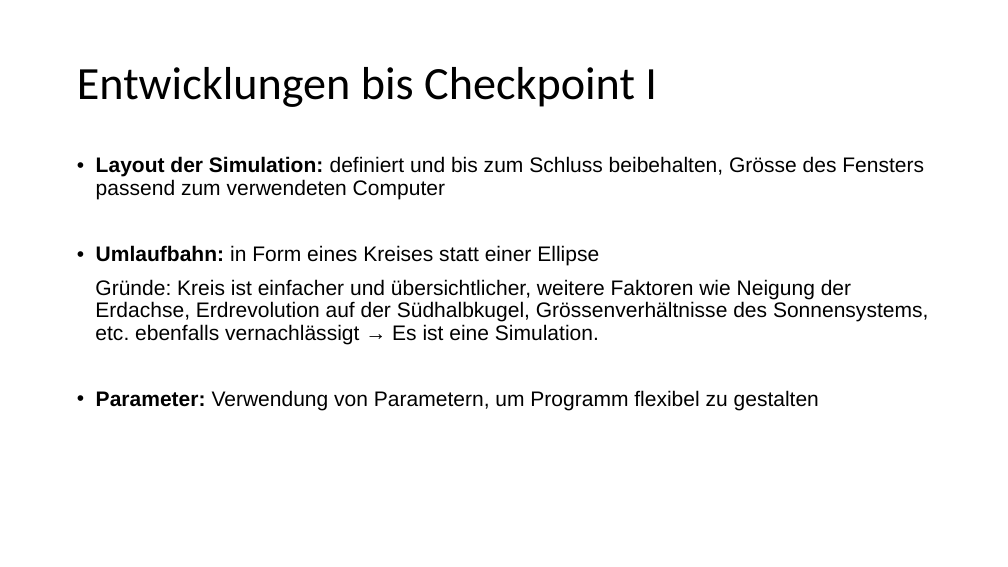
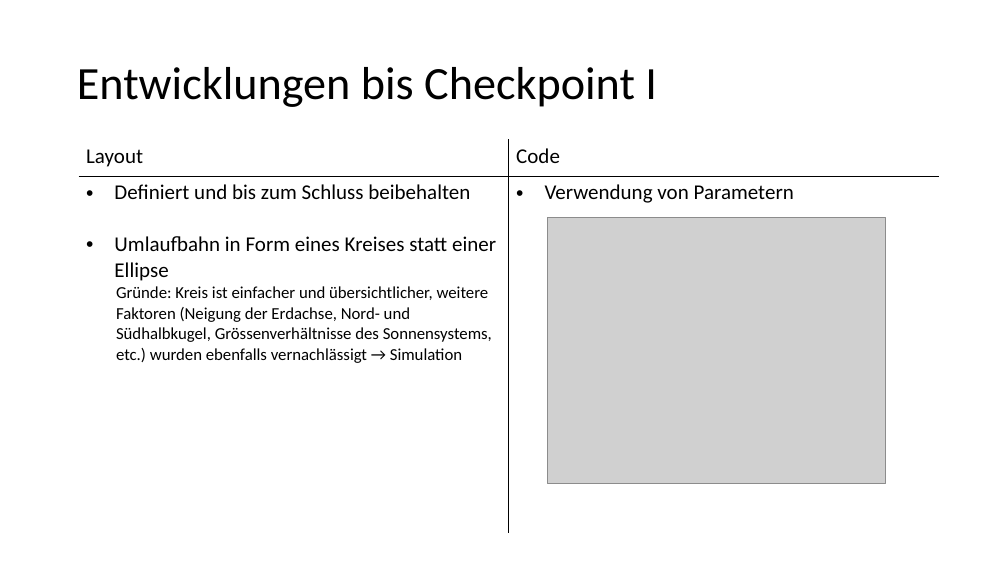
Before and after one commit to Carmen-MI/Erdrevolution_Carmen, a slide deck: slide 9 of Präsentation.pptx (slide 6 before the commit). Drawn at 1008x567 pixels with LibreOffice and Linux fonts; fonts in the diff are those of the drawing; grey boxes stand for pictures. Boxes give left, top, right and bottom in pixels: in the first picture for what was removed or moved away, otherwise in the second. Text is boxed around its words. In the diff, an @@ line names an element or a change of style, - is before the commit and + after.

```diff
--- a/Präsentation.pptx
+++ b/Präsentation.pptx
@@ table added at <box>79,139,939,526</box>, 2 rows, 2 columns @@
+Layout | Code
+Definiert und bis zum Schluss beibehalten / Umlaufbahn in Form eines Kreises statt einer Ellipse / Gründe: Kreis ist einfacher und übersichtlicher, weitere Faktoren (Neigung der Erdachse, Nord- und Südhalbkugel, Grössenverhältnisse des Sonnensystems, etc.) wurden ebenfalls vernachlässigt → Simulation | Verwendung von Parametern
@@ text removed at <box>95,156,928,411</box> @@
-• Layout der Simulation: definiert und bis zum Schluss beibehalten, Grösse des Fensters passend zum verwendeten Computer
-• Umlaufbahn: in Form eines Kreises statt einer Ellipse
-Gründe: Kreis ist einfacher und übersichtlicher, weitere Faktoren wie Neigung der Erdachse, Erdrevolution auf der Südhalbkugel, Grössenverhältnisse des Sonnensystems, etc. ebenfalls vernachlässigt → Es ist eine Simulation.
-• Parameter: Verwendung von Parametern, um Programm flexibel zu gestalten
@@ picture added at <box>547,218,886,484</box> @@
```
Also in this commit, not shown: 1 other slide changed, 5 slides added, 1 other file.
